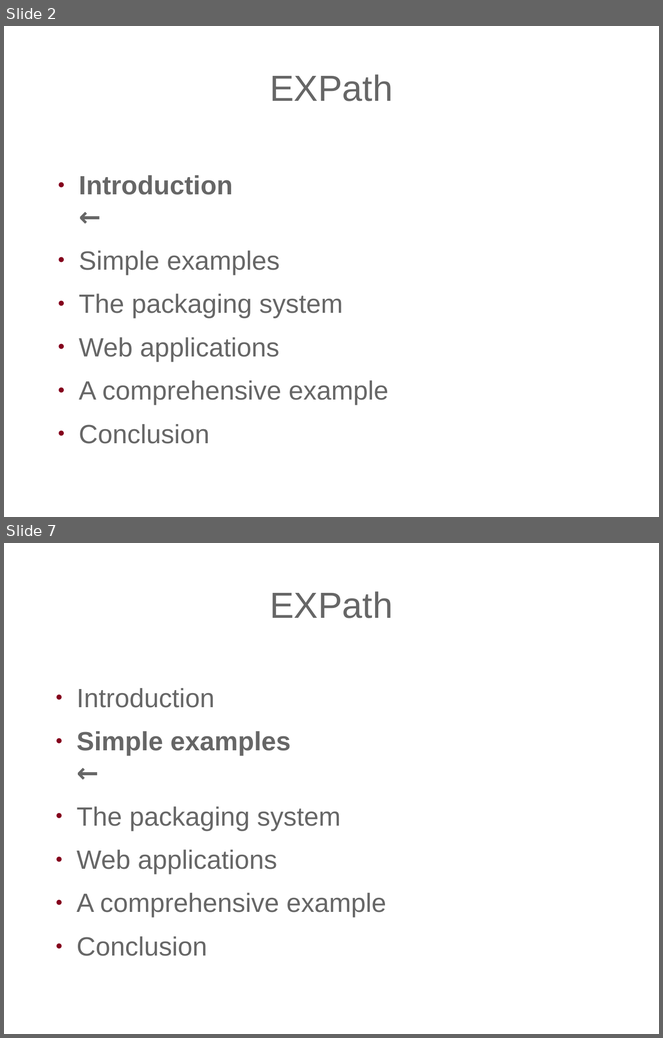
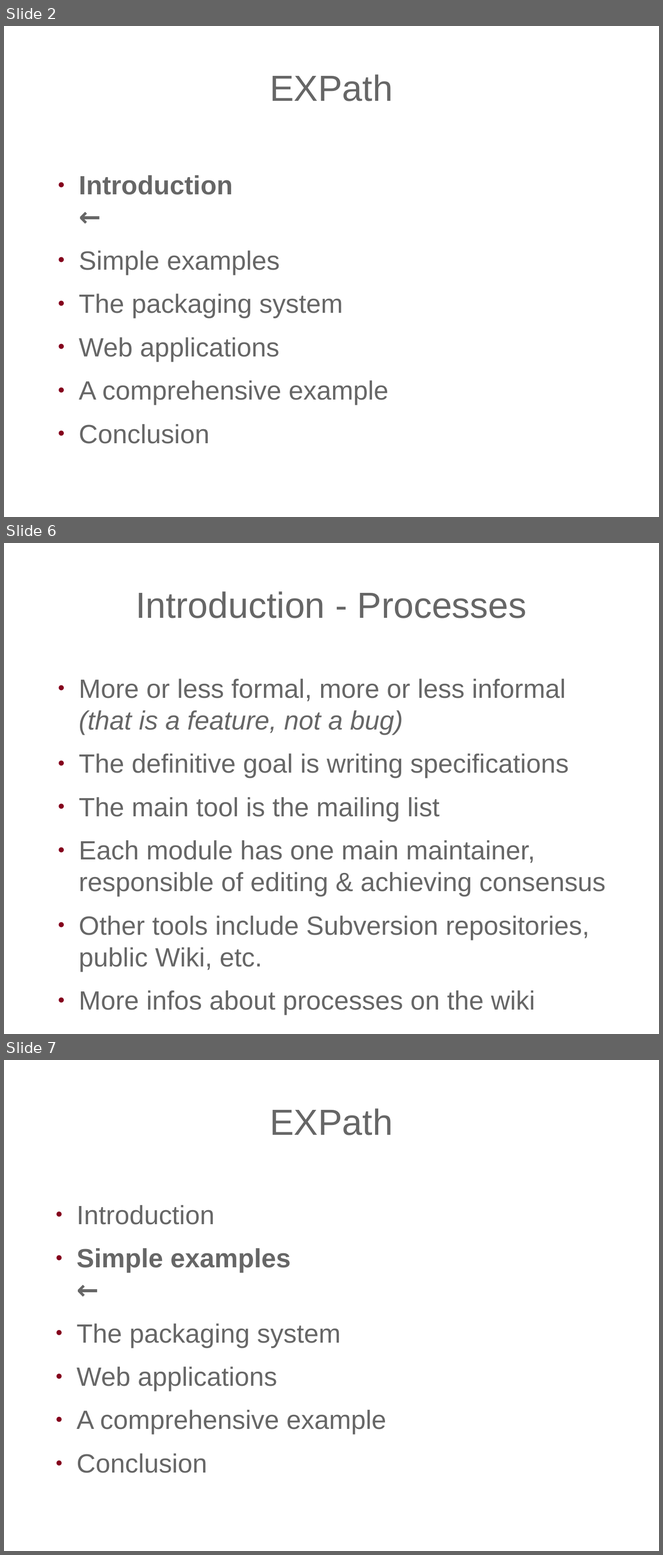
Before and after one commit to expath/expath-www, a slide deck: misc/2010-prague/presentation/fgeorges-expath.odp. Shown one above the other, each under a label of ours: slides 2 and 7 before the commit, slides 2, 6 and 7 after it; the slides between them are not shown. The pictures are 663x1038 and 663x1555 pixels, drawn with LibreOffice and Linux fonts; fonts in the diff are those of the drawing; background and template pictures are left out. Boxes give left, top, right and bottom in pixels: in the first picture for what was removed or moved away, otherwise in the second. Text is boxed around its words. In the diff, an @@ line names an element or a change of style, - is before the commit and + after.

```diff
--- a/misc/2010-prague/presentation/fgeorges-expath.odp
+++ b/misc/2010-prague/presentation/fgeorges-expath.odp
@@ slide 6 added at bbox=[4, 543, 659, 1034], background picture (left out) @@
@@ title added at bbox=[136, 591, 527, 618], 44 pt, text #666666 @@
+Introduction - Processes
@@ text added at bbox=[79, 679, 606, 1016], 32 pt, text #666666 @@
+● More or less formal, more or less informal (that is a feature, not a bug)
+● The definitive goal is writing specifications
+● The main tool is the mailing list
+● Each module has one main maintainer, responsible of editing & achieving consensus
+● Other tools include Subversion repositories, public Wiki, etc.
+● More infos about processes on the wiki
```
Also in this commit, not shown: 1 slide changed, 6 other slides added, 5 slides removed.
